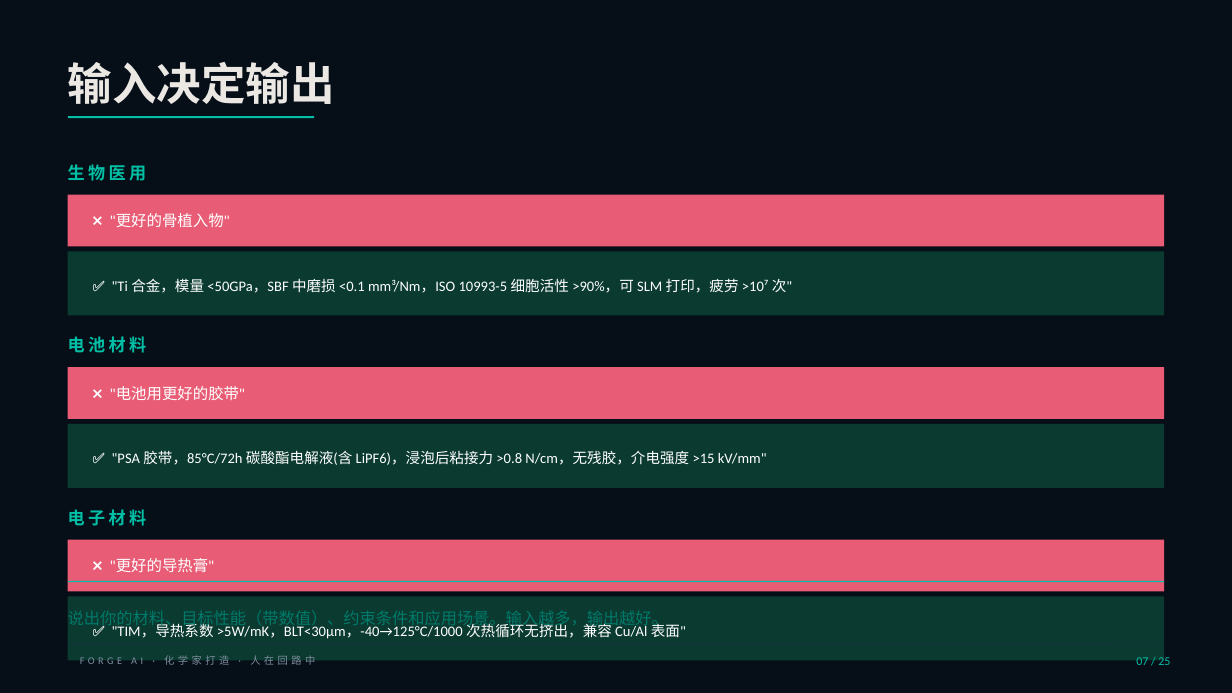
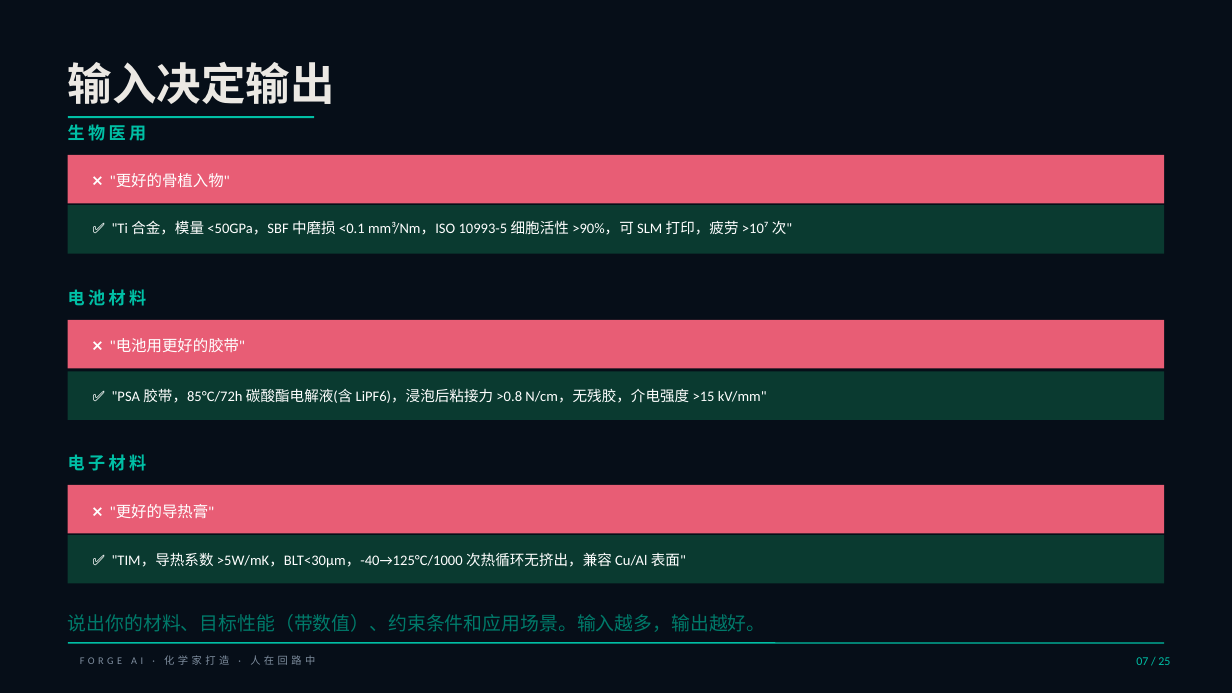
Before and after one commit to newbison/AI_CHEMIST, a slide deck: slide 7 of ppt/FORGE_AI_25_CN.pptx. Drawn at 1232x693 pixels with LibreOffice and Linux fonts; fonts in the diff are those of the drawing. Boxes give left, top, right and bottom in pixels: in the first picture for what was removed or moved away, otherwise in the second. Text is boxed around its words. In the diff, an @@ line names an element or a change of style, - is before the commit and + after.

```diff
--- a/ppt/FORGE_AI_25_CN.pptx
+++ b/ppt/FORGE_AI_25_CN.pptx
@@ 2 texts, 1 rectangle: place and size @@
-2 texts, 1 rectangle at <box>68,164,1164,246</box>
+2 texts, 1 rectangle at <box>68,124,1164,203</box>
@@ rectangle: place and size @@
-rectangle at <box>68,251,1164,315</box>
+rectangle at <box>68,206,1164,254</box>
@@ text "✅ "Ti 合金，模量 <50GPa，SBF 中磨损 ...": place and size @@
-text "✅ "Ti 合金，模量 <50GPa，SBF 中磨损 ..." at <box>112,278,792,293</box>
+text "✅ "Ti 合金，模量 <50GPa，SBF 中磨损 ..." at <box>112,220,792,235</box>
@@ text "电池材料": place and size @@
-text "电池材料" at <box>68,336,147,353</box>
+text "电池材料" at <box>68,289,147,306</box>
@@ rectangle: place and size @@
-rectangle at <box>68,367,1164,419</box>
+rectangle at <box>68,320,1164,368</box>
@@ text "❌ "电池用更好的胶带"": place and size @@
-text "❌ "电池用更好的胶带"" at <box>116,386,245,400</box>
+text "❌ "电池用更好的胶带"" at <box>116,338,245,352</box>
@@ rectangle: place and size @@
-rectangle at <box>68,424,1164,488</box>
+rectangle at <box>68,372,1164,420</box>
@@ text "✅ "PSA 胶带，85°C/72h 碳酸酯电解液(含 LiPF6)，浸泡后粘接力 ...": place and size @@
-text "✅ "PSA 胶带，85°C/72h 碳酸酯电解液(含 LiPF6)，浸泡后粘接力 ..." at <box>112,450,767,465</box>
+text "✅ "PSA 胶带，85°C/72h 碳酸酯电解液(含 LiPF6)，浸泡后粘接力 ..." at <box>112,388,767,403</box>
@@ 2 texts, 1 rectangle: place and size @@
-2 texts, 1 rectangle at <box>68,509,1164,591</box>
+2 texts, 1 rectangle at <box>68,454,1164,533</box>
@@ rectangle: place and size @@
-rectangle at <box>68,596,1164,660</box>
+rectangle at <box>68,535,1164,583</box>
@@ text "✅ "TIM，导热系数 >5W/mK，BLT<30μm，-40→125°C/1000 次热循环无挤出，兼容 Cu/Al ...": place and size @@
-text "✅ "TIM，导热系数 >5W/mK，BLT<30μm，-40→125°C/1000 次热循环无挤出，兼容 Cu/Al ..." at <box>112,621,686,639</box>
+text "✅ "TIM，导热系数 >5W/mK，BLT<30μm，-40→125°C/1000 次热循环无挤出，兼容 Cu/Al ..." at <box>112,552,686,568</box>
@@ text "说出你的材料、目标性能（带数值）、约束条件和应用场景。输入越多，输出越好。" at <box>68,614,766,632</box>: size 9.5 to 11 pt @@
@@ line moved from (68, 582) - (1164, 582) to (68, 643) - (1164, 643) @@
@@ line removed from (68, 643) to (1164, 643) @@
```
Also in this commit, not shown: 10 other slides changed, 32 other files.
